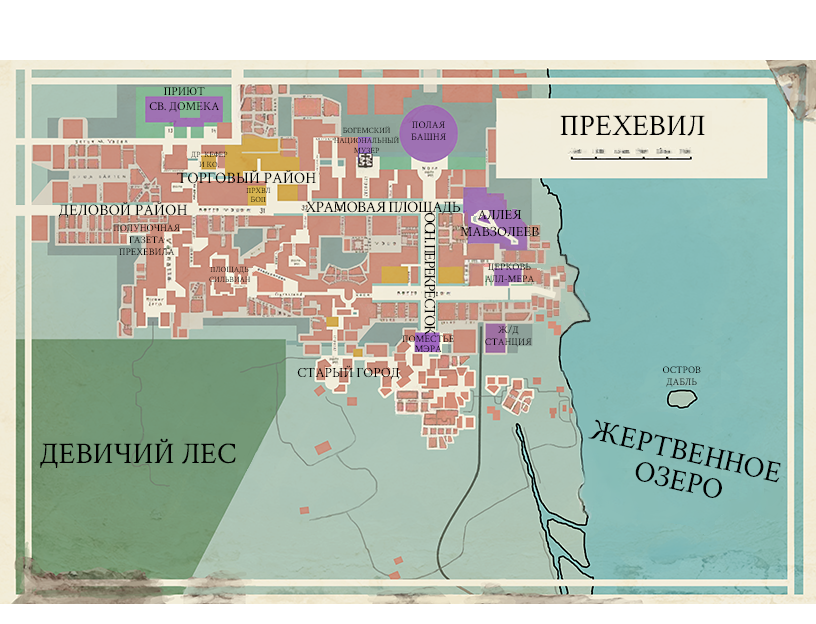
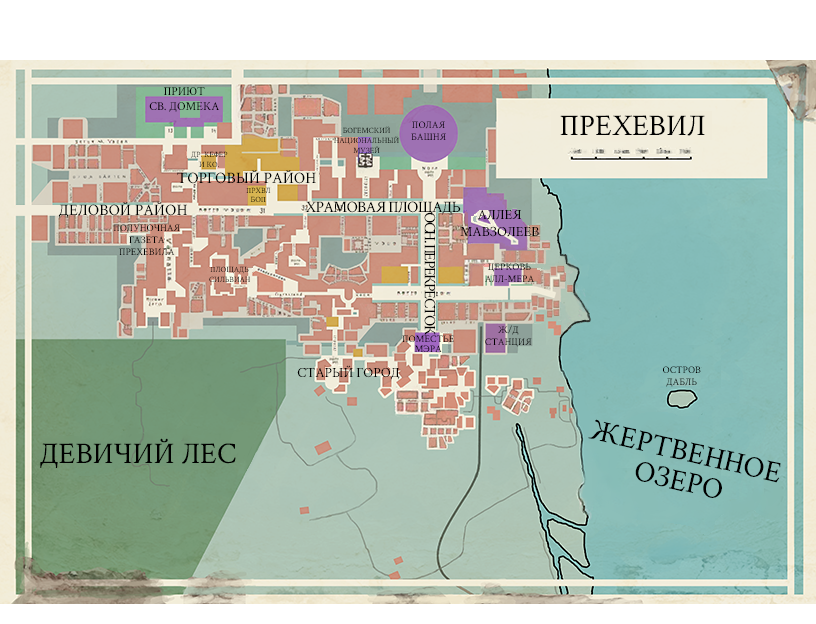
Layered file, before and after one edit (816 × 624). Changes by layer:
renamed "БОГЕМСКИЙ НАЦИОНАЛЬНЫЙ МУЗЕР" to "БОГЕМСКИЙ НАЦИОНАЛЬНЫЙ МУЗЕЙ", painted on it over [left=353, top=146, right=380, bottom=154]
